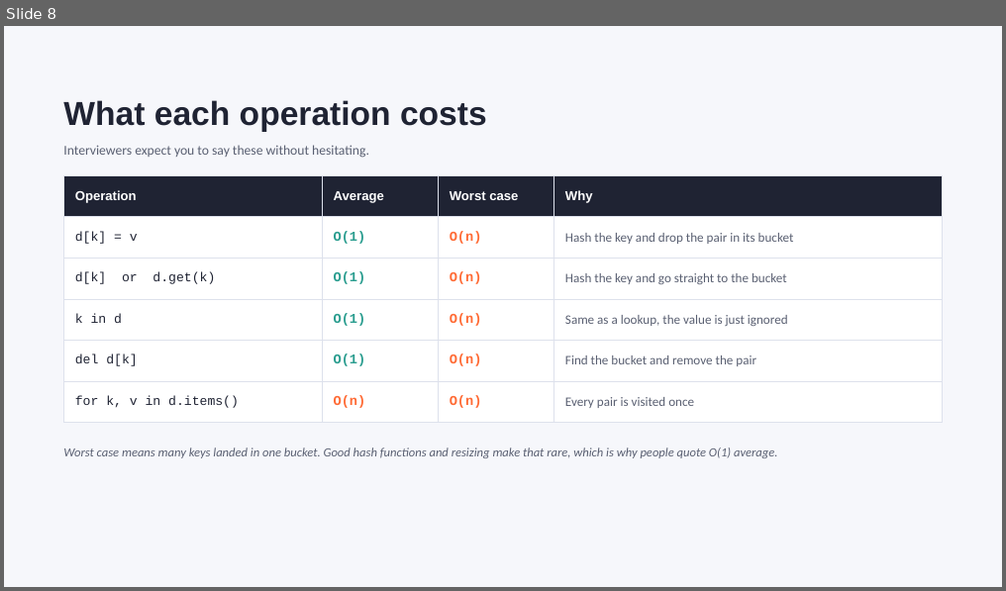
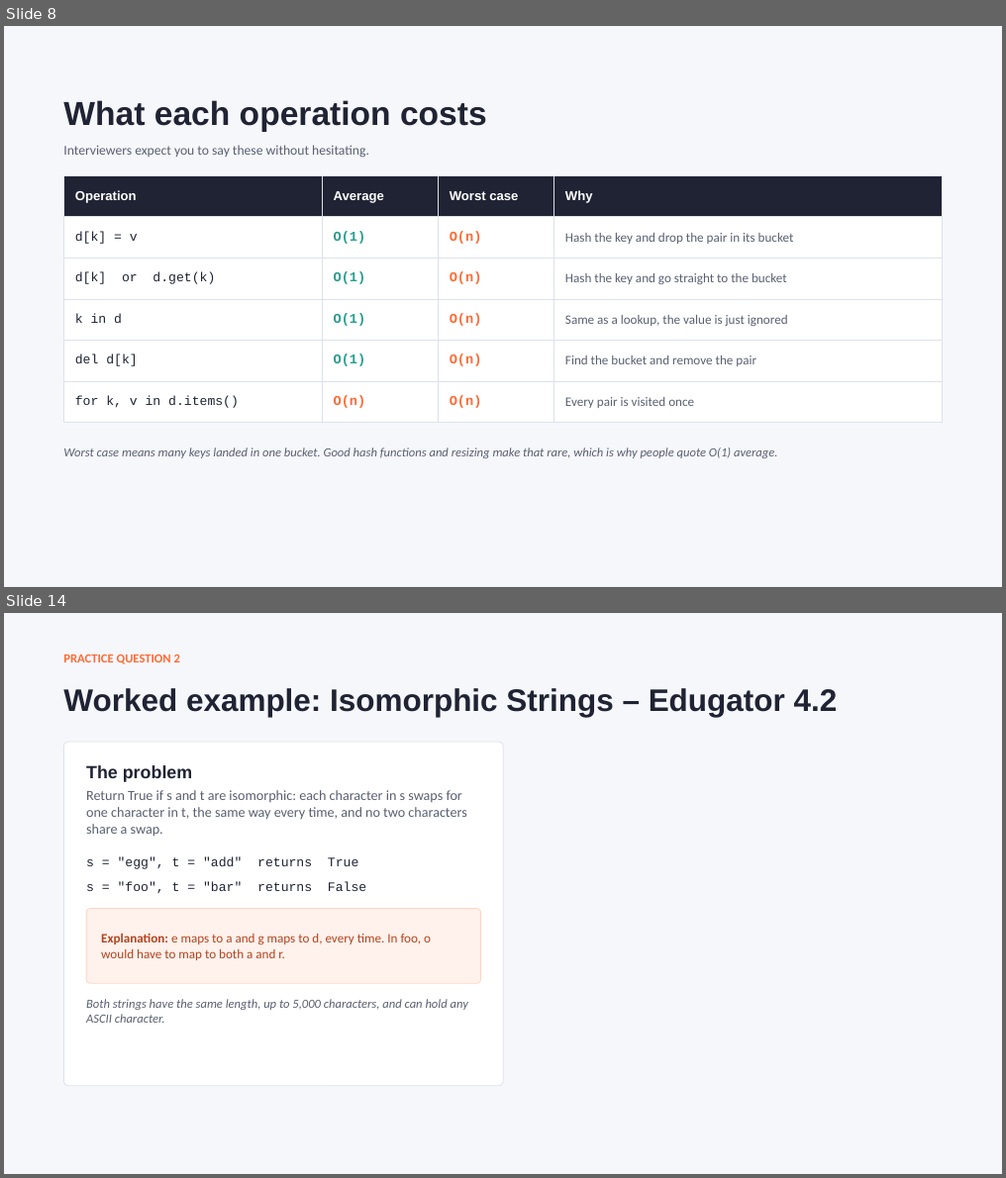
Before and after one commit to kapooramanpreet/TechnicalInterview101, a slide deck: assets/slides/Technical_Interview_101_Hash Tables.pptx. Shown one above the other, each under a label of ours: slide 8 before the commit, slides 8 and 14 after it; the slides between them are not shown. The pictures are 1006x591 and 1006x1178 pixels, drawn with LibreOffice and Linux fonts; fonts in the diff are those of the drawing. Boxes give left, top, right and bottom in pixels: in the first picture for what was removed or moved away, otherwise in the second. Text is boxed around its words. In the diff, an @@ line names an element or a change of style, - is before the commit and + after.

```diff
--- a/assets/slides/Technical_Interview_101_Hash Tables.pptx
+++ b/assets/slides/Technical_Interview_101_Hash Tables.pptx
@@ slide 14 added at <box>4,613,1002,1174</box>, background #F6F7FB @@
@@ text added at <box>63,654,180,664</box>, 12 pt, text #FF6B35, bold @@
+PRACTICE QUESTION 2
@@ title added at <box>63,688,838,717</box>, 30 pt, text #1F2333, bold @@
+Worked example: Isomorphic Strings – Edugator 4.2
@@ rounded rectangle added at <box>63,742,503,1086</box>, fill #FFFFFF, outline #DDE1EC 0.75 pt @@
@@ text added at <box>86,765,192,782</box>, 17 pt, text #1F2333, bold @@
+The problem
@@ text added at <box>86,790,466,837</box>, 13.5 pt, text #5A6072 @@
+Return True if s and t are isomorphic: each character in s swaps for one character in t, the same way every time, and no two characters share a swap.
@@ text added at <box>86,858,358,869</box>, 12.5 pt, text #1F2333 @@
+s = "egg", t = "add" returns True
@@ text added at <box>86,881,366,893</box>, 12.5 pt, text #1F2333 @@
+s = "foo", t = "bar" returns False
@@ rounded rectangle added at <box>86,909,481,983</box>, fill #FFF1EB, outline #FFD5C4 0.75 pt @@
@@ text added at <box>101,933,431,960</box>, 12.5 pt, text #B3441F @@
+Explanation: e maps to a and g maps to d, every time. In foo, o would have to map to both a and r.
@@ text added at <box>86,999,468,1023</box>, 12 pt, text #5A6072, italic @@
+Both strings have the same length, up to 5,000 characters, and can hold any ASCII character.
```
Also in this commit, not shown: 11 slides changed, 5 other slides added, 3 slides removed.
